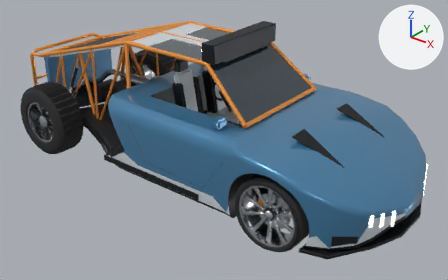
The glTF model godot/assets/vehicles/models/knifeedge/lod/knifeedge_blueprint_LOD1.glb: old version first, new version second.
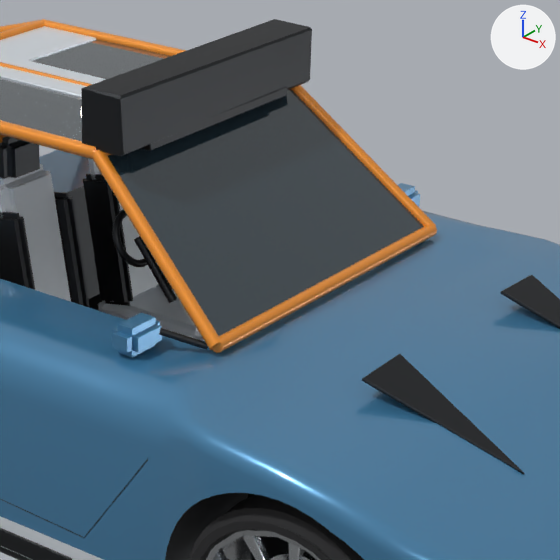
The first picture shows the older version from a 50 mm camera at (4.47, -5.19, 3.62) aimed at (0.36, -0.05, 0.44). The close-ups show the older and then the newer version on the part from 39% to 79% of the width and 5% to 70% of the height of that picture. Only the edits that show in the close-ups are written down. The lights are fixed; the arrows at upper right show +X, +Y and +Z. Where no turn or scale is listed for an object, it has been applied to the vertices. Vertices at exactly the same position are counted once.

In view in the first close-up: 'Body_CageRoof.001', 'Body_Shell.001', 'Detail_Iron', 'Detail_Paint', 'Detail_Secondary', 'Glass_Roof_+1.001', 'Glass_Roof_-1.001', 'Glass_Windshield.001', 'Wheel_Coupe_Rim_-1.001', 'Wheel_Coupe_Tire_-1.001' and 4 more.
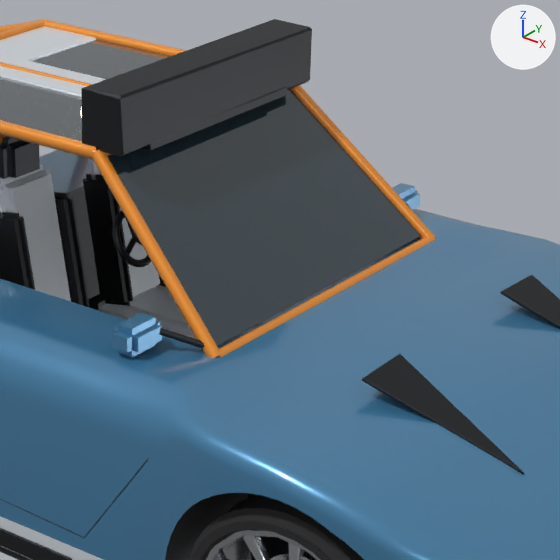
What changed in the scene script:
```text
Change me_body_cageroof_mesh_001:
    used by ob_body_cageroof_001; location = (0.0, 0.0, 0.0)
    remove me_body_cageroof_mesh_001.from_pydata(...)  # 232 vertices, 440 faces; spans x -0.69..1.14, y -0.68..0.68, z 1.02..1.56
    add me_body_cageroof_mesh_001.from_pydata(...)  # 232 vertices, 440 faces; spans x -0.69..1.14, y -0.68..0.68, z 0.98..1.56
    me_body_cageroof_mesh_001 part 1: the whole mesh is scaled about its middle by (1, 1, 1.09), then moved by (0.0, 0.0, -0.02)
Change me_detail_iron_mesh:
    used by ob_detail_iron; location = (0.0, 0.0, 0.0)
    remove me_detail_iron_mesh.from_pydata(...)  # 1197 vertices, 2222 faces; spans x -2.41..2.63, y -1.03..1.03, z 0.24..1.76
    add me_detail_iron_mesh.from_pydata(...)  # 1241 vertices, 2306 faces; spans x -2.41..2.63, y -1.03..1.03, z 0.19..1.76
    me_detail_iron_mesh part 2: 9 vertices moved from x 0.46..0.64, y -0.28..-0.25, z 0.94..1.15 to x 0.46..1.03, y -0.28..-0.25, z 0.97..1.15; 6 vertices removed from x 0.48..0.63, y -0.27..-0.24, z 0.93..1.15; 50 vertices added at x 0.41..1.03, y -0.34..-0.18, z 0.96..1.23
    other edits to the shape of me_detail_iron_mesh do not show in these pictures
Change me_glass_windshield_mesh_001:
    used by ob_glass_windshield_001; location = (0.0, 0.0, 0.0)
    remove me_glass_windshield_mesh_001.from_pydata(...)  # 8 vertices, 12 faces; spans x 0.541..1.106, y -0.64..0.64, z 1.059..1.529
    add me_glass_windshield_mesh_001.from_pydata(...)  # 8 vertices, 12 faces; spans x 0.541..1.095, y -0.64..0.64, z 1.025..1.528
    me_glass_windshield_mesh_001 part 3: the whole mesh is scaled about its middle by (0.982, 1, 1.07), then moved by (-0.006, 0.0, -0.017)
```

Changed parts and their boxes [x1, y1, x2, y2] in the close-ups (560 x 560 px; the box of a moved part takes in the faces that stretch with it):
'Glass_Windshield.001', rescaled
    before: [108, 89, 424, 336]
    after: [108, 89, 421, 346]
'Body_CageRoof.001', rescaled
    before: [0, 19, 437, 353]
    after: [0, 19, 436, 358]
part 1 of me_body_cageroof_mesh_001, moved or reshaped
    before: [94, 85, 437, 353]
    after: [94, 85, 436, 358]
part 2 of me_detail_iron_mesh, reshaped
    before: [134, 236, 177, 303]
    after: [125, 217, 142, 255]
